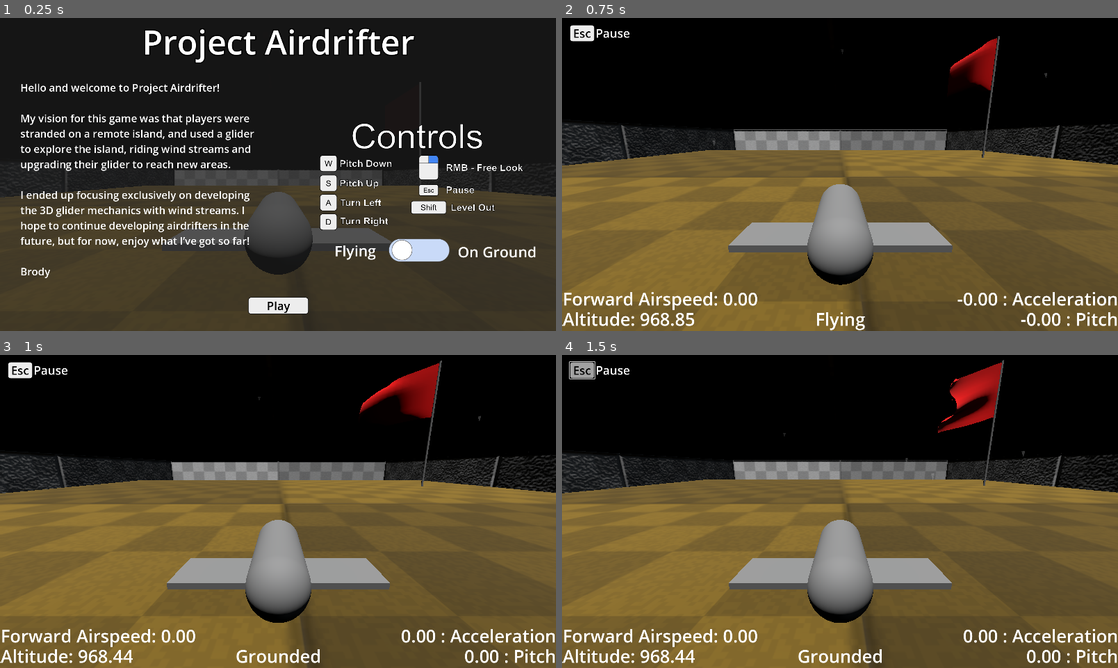
Above: before the commit, frames 1-4 (two rows, left to right).
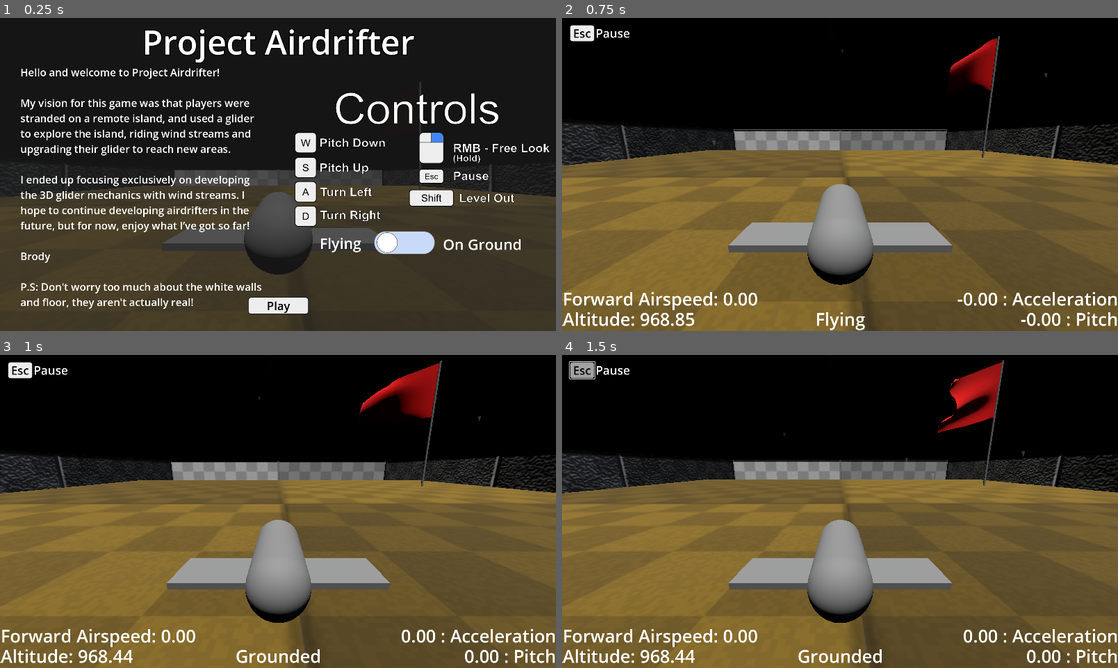
Above: after the commit, the same moments.

Repository: BeegFloppa15/Project_Airdrifter
Game: Godot game, scene res://Scenes/Levels/demo_level.tscn
The game is run twice, just before and just after one commit, with the same random seed, the same clock (stepped at 60 frames per second) and the same inputs.
Inputs:
- Up to frame 1 (0.25 s): no input
- Up to frame 2 (0.75 s): click "Play" at 0.5 s
- Up to frame 3 (1 s): no input
- Up to frame 4 (1.5 s): click "Esc" at 1.25 s

The runs differ from the first frame. In frame 1, 13% of the frame differs, in the area x 3-99%, y 16-93%; in frame 2, nothing differs; in frame 3, nothing differs; in frame 4, nothing differs.

Commit message:
Finishing touches, built and submitted

Diff:
--- a/airdrifter-v1/Scripts/welcome_ui.tscn
+++ b/airdrifter-v1/Scripts/welcome_ui.tscn
@@ -66,13 +66,13 @@
 anchor_top = 0.5
 anchor_right = 1.0
 anchor_bottom = 0.5
-offset_left = -901.0
-offset_top = -190.0
-offset_right = 395.0
-offset_bottom = 510.0
+offset_left = -1009.0
+offset_top = -300.0
+offset_right = 287.0
+offset_bottom = 400.0
 grow_horizontal = 0
 grow_vertical = 2
-scale = Vector2(0.650721, 0.650721)
+scale = Vector2(0.816563, 0.816563)
 texture = ExtResource("1_62m5k")
 
 [node name="Controls Toggle" type="CheckButton" parent="."]
@@ -82,10 +82,10 @@
 anchor_top = 0.5
 anchor_right = 1.0
 anchor_bottom = 0.5
-offset_left = -965.0
-offset_top = 21.0001
-offset_right = 7.0
-offset_bottom = 569.0
+offset_left = -1016.0
+offset_top = -4.99994
+offset_right = -44.0
+offset_bottom = 543.0
 grow_horizontal = 0
 grow_vertical = 2
 scale = Vector2(1, 0.990872)
@@ -141,7 +141,8 @@
 I ended up focusing exclusively on developing the 3D glider mechanics with wind streams. I hope to continue developing airdrifters in the future, but for now, enjoy what I’ve got so far!
 
 Brody
-"
+
+P.S: Don't worry too much about the white walls and floor, they aren't actually real!"
 label_settings = SubResource("LabelSettings_opsdc")
 autowrap_mode = 2
 
--- a/airdrifter-v1/project.godot
+++ b/airdrifter-v1/project.godot
@@ -27,6 +27,7 @@
 
 window/size/viewport_width=1920
 window/size/viewport_height=1080
+window/size/mode=3
 window/stretch/mode="viewport"
 
 [dotnet]
Binary file changed: airdrifter-v1/Images/Controls Air.png
Binary file changed: airdrifter-v1/Images/Controls Ground.png
Not shown, added: airdrifter-v1/export_presets.cfg
